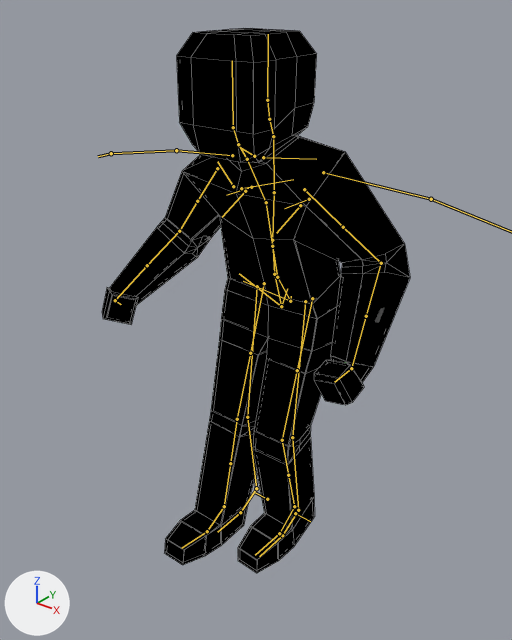
Before and after pictures for a commit that changed the Blender file assets/models/Agent.blend.
Before and after are seen from a camera (50 mm lens) standing at (0.734, -0.96, 1.077) and looking at (-0.003, -0.04, 0.506). The axes (+X, +Y, +Z) are drawn at lower left. The lights are the same throughout. Both versions are drawn at frame 46 of the action 'Run'; the numbers are the values there. The bones that bend it are drawn over the model as lines. Mesh edges are drawn as thin lines.
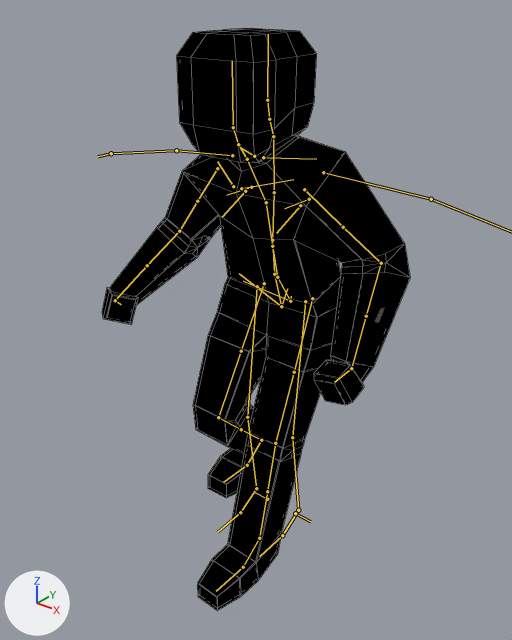
Location of each change, (x1, y1, x2, y2) in pixels of the pictures (512 x 640 px):
'Mesh', posed (7% taller)
    before: (102, 28, 410, 573)
    after: (102, 28, 410, 611)

Diff of the bpy script that builds the scene:
```diff
--- a/assets/models/Agent.blend.py
+++ b/assets/models/Agent.blend.py
@@ bone_foot_ik_l @@
 bone_foot_ik_l = bpy.data.objects['rig'].pose.bones['foot_ik.L']  # child of 'MCH-foot_ik.parent.L'
-bone_foot_ik_l.location = (0.0, -0.015, 0.019)
+bone_foot_ik_l.location = (0.0, -0.134, 0.019)
@@ bone_foot_ik_r @@
 bone_foot_ik_r = bpy.data.objects['rig'].pose.bones['foot_ik.R']  # child of 'MCH-foot_ik.parent.R'
-bone_foot_ik_r.location = (-0.015, -0.094, 0.004)
-bone_foot_ik_r.rotation_quaternion = (1.0, 0.002, 0.0, 0.0)  # degrees (0, 0, 0)
+bone_foot_ik_r.location = (-0.015, 0.036, 0.105)
+bone_foot_ik_r.rotation_quaternion = (0.981, 0.066, 0.0, 0.0)  # degrees (8, 0, 0)
```
